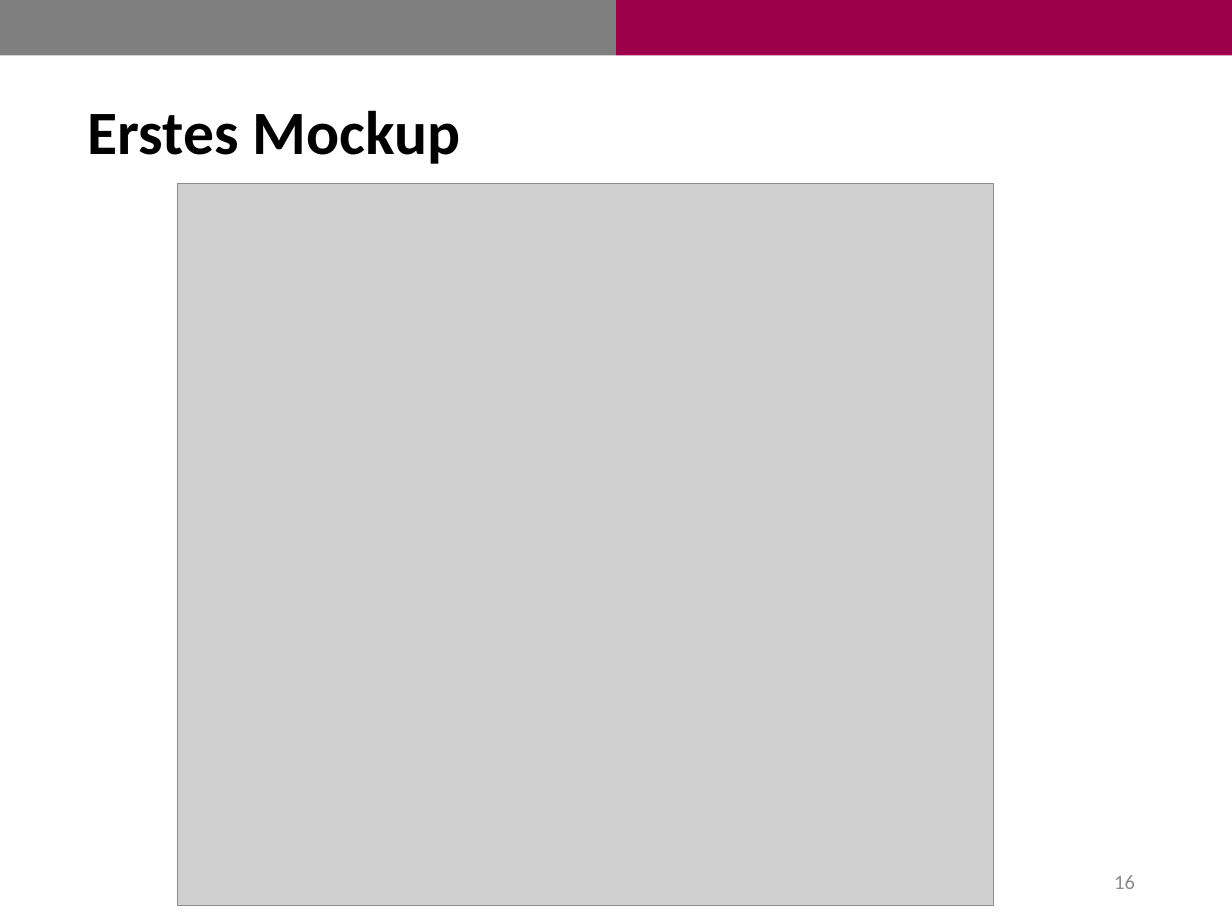
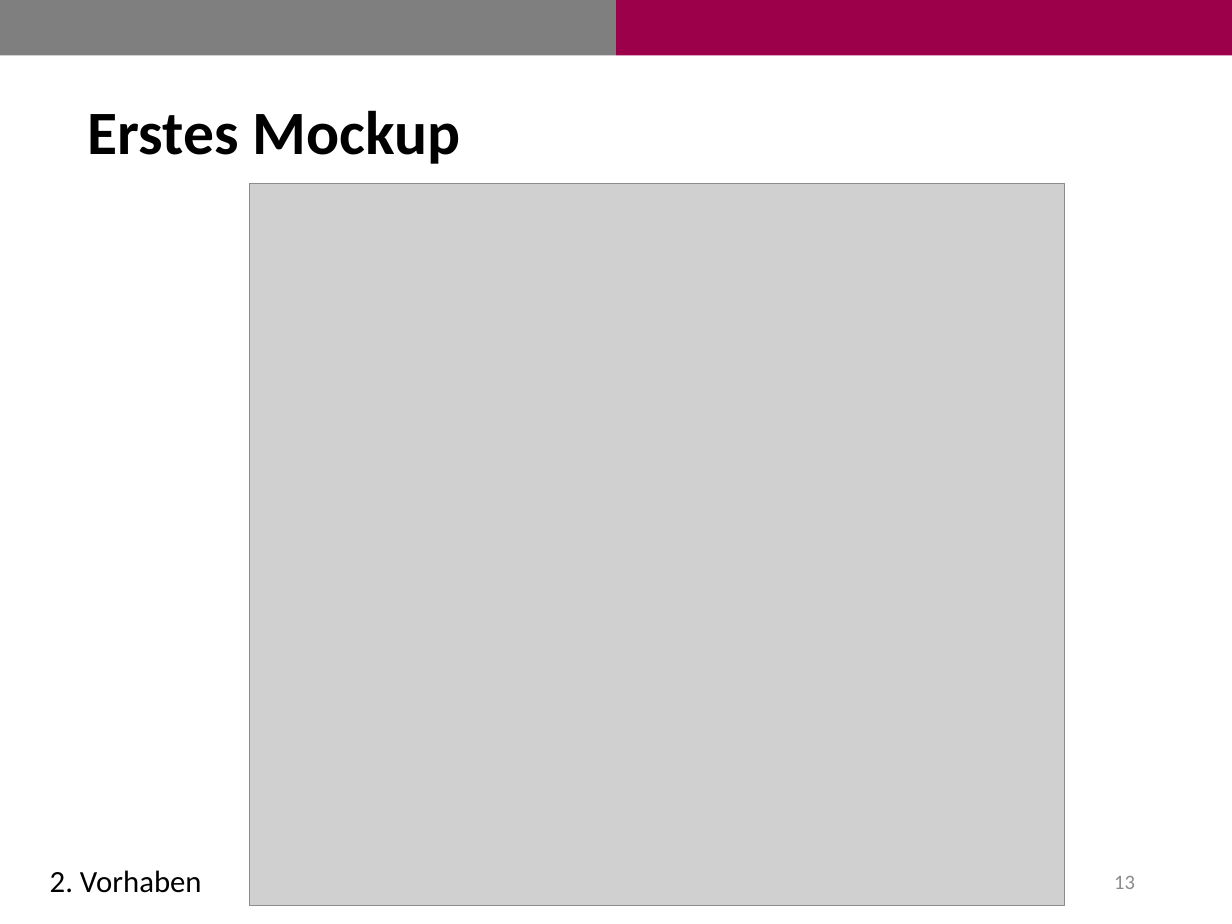
Before and after one commit to fairly99/Transkriptions-Werkzeug, a slide deck: slide 13 of Antrittspräsentation.pptx (slide 16 before the commit). Drawn at 1232x924 pixels with LibreOffice and Linux fonts; fonts in the diff are those of the drawing; grey boxes stand for pictures. Boxes give left, top, right and bottom in pixels: in the first picture for what was removed or moved away, otherwise in the second. Text is boxed around its words. In the diff, an @@ line names an element or a change of style, - is before the commit and + after.

```diff
--- a/Antrittspräsentation.pptx
+++ b/Antrittspräsentation.pptx
@@ picture: place and size @@
-picture at [177, 184, 993, 906]
+picture at [249, 184, 1064, 906]
@@ text added at [50, 870, 202, 893], 18 pt, text #000000 @@
+2. Vorhaben
@@ page number at [1114, 876, 1135, 889]: text changed @@
-16
+13
```
Also in this commit, not shown: 10 other slides changed, 7 slides added, 6 slides removed, 2 other files.
